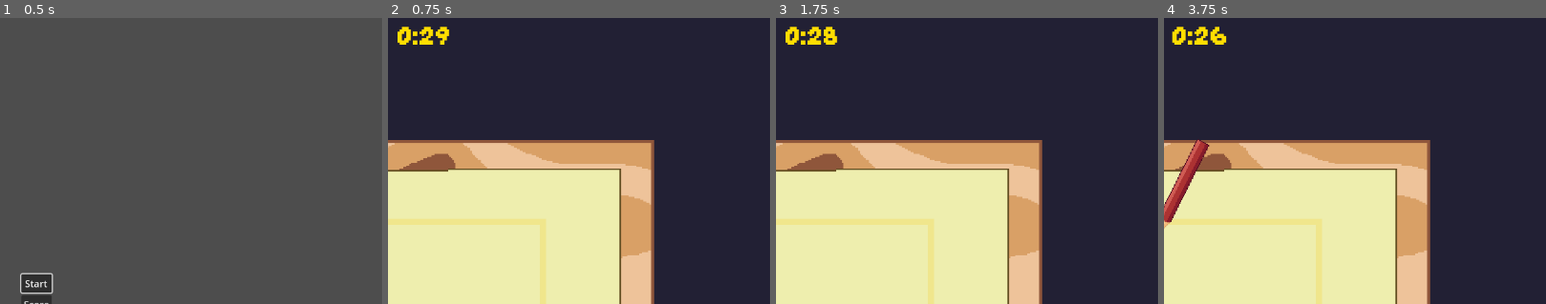
Above: before the commit, frames 1-4 (left to right).
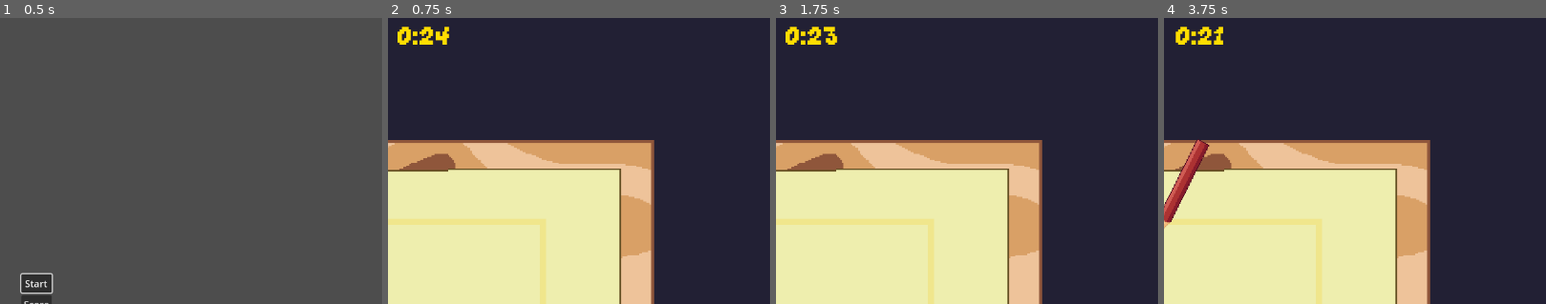
Above: after the commit, the same moments.

Repository: feliperieder/ultimate-color
Game: Godot game, scene res://Menus/Menu.tscn
Same seed, same stepped clock (60 frames per second), same inputs: the game is played once before the commit and once after it.
Inputs:
- Up to frame 1 (0.5 s): no input
- Up to frame 2 (0.75 s): click "Start" at 0.5 s
- Up to frame 3 (1.75 s): tap Enter at 1.25 s; hold Right (ui_right) from 1.28 s (still down); hold S (white_color) from 1.28 s (still down); tap W (yellow_color) at 1.55 s
- Up to frame 4 (3.75 s): release Right (ui_right) at 2.03 s; release S (white_color) at 2.03 s; hold Down (ui_down) 2.03-2.78 s; tap W (yellow_color) at 2.1, 3.05 s; tap S (white_color) at 2.3 s; hold Right (ui_right) 2.78-3.53 s; hold A (blue_color) 2.78-3.53 s; hold Up (ui_up) from 3.53 s (still down); tap Q (red_color) at 3.6 s
The pictures show only the part of the screen within x 45-95%, y 0-50%; the shares and areas given below are measured in that part.

Frame 1 is identical in both runs. In frame 2, 0.1% of the frame differs, in the area x 12-16%, y 3-10%; in frame 3, less than 0.1%; in frame 4, 0.6%, in the area x 2-17%, y 3-10%.

Commit message:
Level Updates

Diff:
--- a/Levels/level1.tscn
+++ b/Levels/level1.tscn
@@ -19,7 +19,7 @@
 texture = ExtResource("2_idswf")
 
 [node name="Timer" parent="." instance=ExtResource("4_w6k7w")]
-timer_time = 45
+timer_time = 20
 
 [node name="PlayerTest" parent="." instance=ExtResource("5_4bgaw")]
 position = Vector2(494, 324)
--- a/Levels/level2.tscn
+++ b/Levels/level2.tscn
@@ -19,7 +19,7 @@
 texture = ExtResource("2_0okmo")
 
 [node name="Timer" parent="." instance=ExtResource("3_xutns")]
-timer_time = 45
+timer_time = 25
 
 [node name="PlayerTest" parent="." instance=ExtResource("4_htgu5")]
 position = Vector2(494, 324)
--- a/Levels/level3.tscn
+++ b/Levels/level3.tscn
@@ -19,7 +19,7 @@
 texture = ExtResource("2_2ku6a")
 
 [node name="Timer" parent="." instance=ExtResource("3_ym8bh")]
-timer_time = 45
+timer_time = 50
 
 [node name="PlayerTest" parent="." instance=ExtResource("4_0cjo1")]
 position = Vector2(494, 324)
@@ -35,7 +35,7 @@
 [node name="LevelLine2" parent="." instance=ExtResource("6_jw5eh")]
 position = Vector2(480, 496)
 points = PackedVector2Array(0, -8, 0, 272, 384, 272, 384, -8)
-color = "green"
+color = "pink"
 
 [node name="LevelLine3" parent="." instance=ExtResource("6_jw5eh")]
 position = Vector2(640, 768)
@@ -51,3 +51,13 @@
 position = Vector2(736, 624)
 points = PackedVector2Array(88, -8, 0, -8, 0, -80, 88, -80, 88, -8)
 color = "white"
+
+[node name="LevelLine6" parent="." instance=ExtResource("6_jw5eh")]
+position = Vector2(408, 808)
+points = PackedVector2Array(-16, -56, 72, -56)
+color = "green"
+
+[node name="LevelLine7" parent="." instance=ExtResource("6_jw5eh")]
+position = Vector2(408, 808)
+points = PackedVector2Array(456, -56, 544, -56)
+color = "green"
--- a/Levels/level4.tscn
+++ b/Levels/level4.tscn
@@ -6,6 +6,7 @@
 [ext_resource type="PackedScene" uid="uid://d1usyydica8j" path="res://Players/player_test.tscn" id="4_dqqbi"]
 [ext_resource type="PackedScene" uid="uid://cpencn7rbua8f" path="res://Players/drawing.tscn" id="5_gxire"]
 [ext_resource type="PackedScene" uid="uid://gc3bvop65cqu" path="res://animation.tscn" id="7_b4wjd"]
+[ext_resource type="PackedScene" uid="uid://b5et3exwbxfh8" path="res://level_line.tscn" id="7_guf6i"]
 
 [node name="Main" type="Node2D"]
 script = ExtResource("1_bwc0u")
@@ -26,3 +27,23 @@
 [node name="Drawing" parent="." instance=ExtResource("5_gxire")]
 
 [node name="animation" parent="." instance=ExtResource("7_b4wjd")]
+
+[node name="LevelLine" parent="." instance=ExtResource("7_guf6i")]
+position = Vector2(4, 70)
+points = PackedVector2Array(650, 300, 550, 500)
+color = "blue"
+
+[node name="LevelLine2" parent="." instance=ExtResource("7_guf6i")]
+position = Vector2(4, 70)
+points = PackedVector2Array(650, 300, 750, 500)
+color = "yellow"
+
+[node name="LevelLine4" parent="." instance=ExtResource("7_guf6i")]
+position = Vector2(4, 70)
+points = PackedVector2Array(550, 500, 650, 700)
+color = "purple"
+
+[node name="LevelLine3" parent="." instance=ExtResource("7_guf6i")]
+position = Vector2(4, 70)
+points = PackedVector2Array(750, 500, 650, 700)
+color = "green"
--- a/Players/drawing.gd
+++ b/Players/drawing.gd
@@ -45,7 +45,7 @@
 		yellow = true
 		if blue or Input.is_action_pressed("blue_color"):
 			paint(COLOR_GREEN)
-		elif white or Input.is_action_pressed("white"):
+		elif white or Input.is_action_pressed("white_color"):
 			paint(COLOR_LIGHT_YELLOW)
 		else:
 			paint(COLOR_YELLOW)
--- a/main.tscn
+++ b/main.tscn
@@ -23,7 +23,7 @@
 color = "yellow"
 
 [node name="Timer" parent="." instance=ExtResource("1_4rcma")]
-timer_time = 30
+timer_time = 25
 
 [node name="PlayerTest" parent="." instance=ExtResource("2_b3ych")]
 position = Vector2(419, 306)
Not shown: 1 places in Levels/level4.tscn that only renumber resources
Not shown, changed: ScoreSave/save_data.txt
